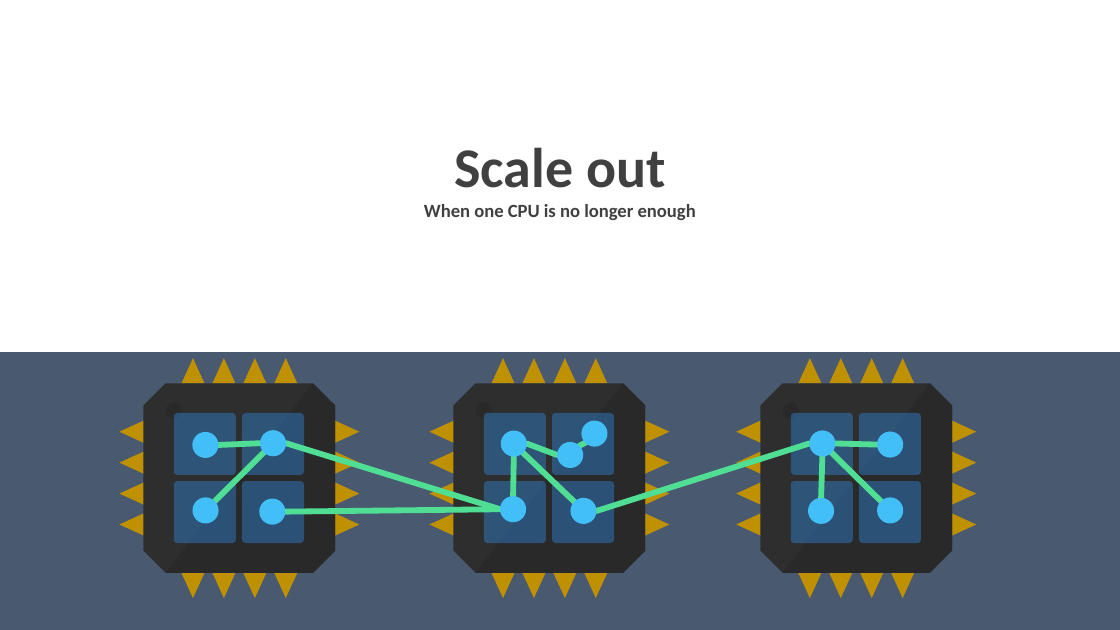
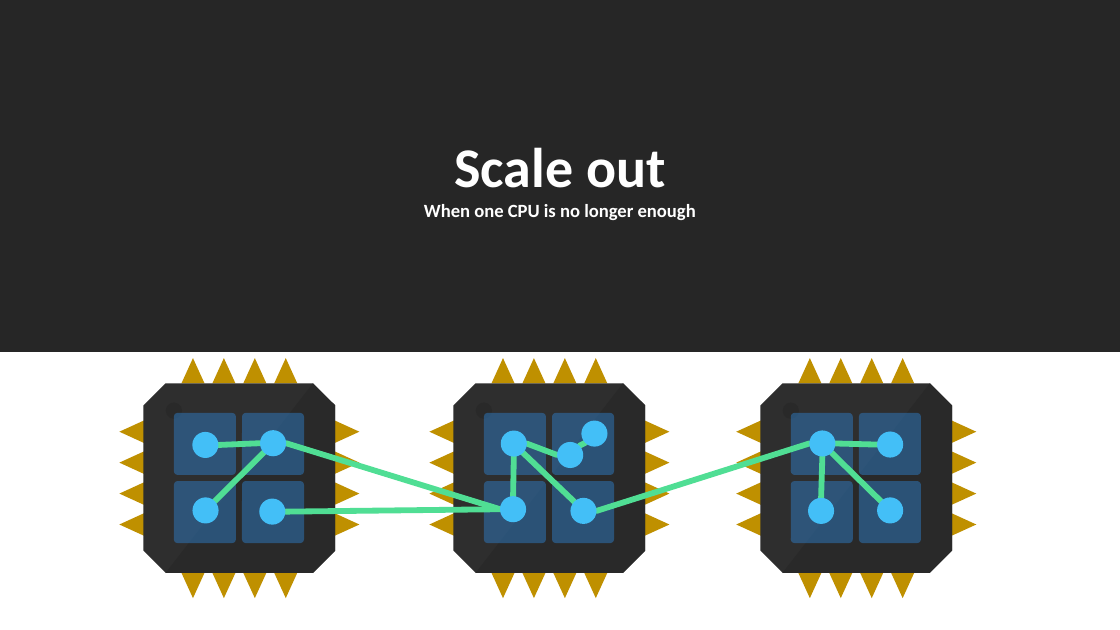
Before and after one commit to rogeralsing/Presentations, a slide deck: slide 11 of ProtoActor/TV4/protoactor.pptx. Drawn at 1120x630 pixels with LibreOffice and Linux fonts; fonts in the diff are those of the drawing. Boxes give left, top, right and bottom in pixels: in the first picture for what was removed or moved away, otherwise in the second. Text is boxed around its words. In the diff, an @@ line names an element or a change of style, - is before the commit and + after.

```diff
--- a/ProtoActor/TV4/protoactor.pptx
+++ b/ProtoActor/TV4/protoactor.pptx
@@ background #485970 to #FFFFFF @@
@@ rectangle "Scale out When one CPU ..." at bbox=[0, 0, 1120, 352]: text colour #404040 to #FFFFFF; fill #FFFFFF to #262626 @@
```
Also in this commit, not shown: 17 other slides changed.
